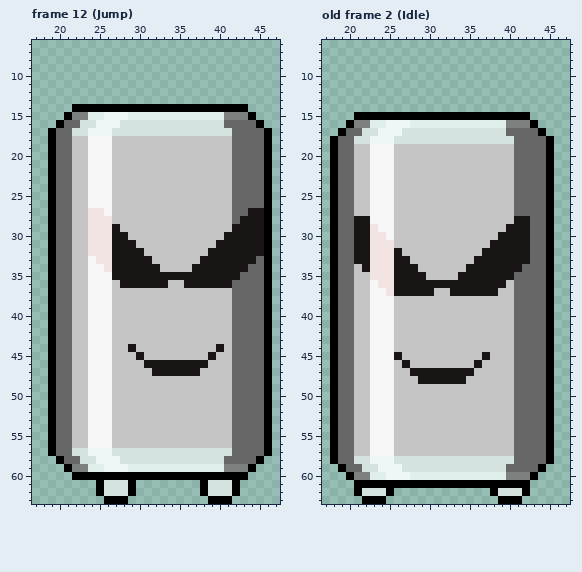
Edited in one commit: pixel-art file (Sprites/Enemies/Coke.aseprite). Above: the version before the commit.
64x64 pixels, 23 frames. Colours within 5 levels of each other are drawn and written as one. Shown: frame 12 (Jump): x 17..47, y 6..63; old frame 2 (Idle): x 17..47, y 6..63. The commit also changed other frames, which this record leaves out.
And afterwards:
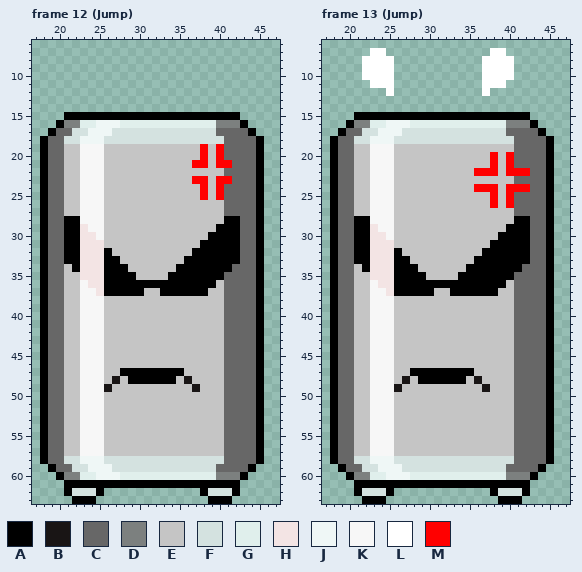
Palette (. is transparent): A #000000  B #191515  C #676767  D #7c807f  E #c5c5c5  F #d4e2e0  G #e0efec  H #f3e4e4  J #eff7f6  K #f7f7f7  L #ffffff  M #ff0000
A new or re-ordered frame is compared with the old frame closest to it.
Edits made:
frames 23 -> 27
Changed rows in their new state; - is an unchanged pixel.
Frame 12 (Jump), layer "Body":
first column x 18:
14 ----......................---
15 ----AAAAAAAAAAAAAAAAAAAAA..--
16 ---DDGG---GGGGGGGGGGGGDDDA..-
17 ----------------------CC--A..
18 AC-FFJJJFFFFFFFFFFFFFFFC---A.
19 AC-E-K--E-----------M-MC---A.
20 AC-E-K--E-----------M-MC---A.
21 AC-E-K--E----------MM-MM---A.
22 AC-E-K--E--------------C---A.
23 AC-E-K--E----------MM-MM---A.
24 AC-E-K--E-----------M-MC---A.
25 AC-E-K--E-----------M-MC---A.
26 AC-E-K--E--------------C---A.
27 AC-E-KKKE--------------C--CA.
28 AC-AAKKKE--------------AACCA.
29 AC-AAHKKEE------------AAACCA.
30 AC-AAH-KEEE----------AAAACCA.
31 AC-AAH--EEEE--------AAAAACCA.
32 AC-AAH--AEEEE------AAAAAACCA.
33 AC-AAHH-AAEEEE----AAAAAAACCA.
34 AC-EAHHHAAAEEEE--AAAAAAACC-A.
35 AC-E-HHHAAAAEEEEAAAAAAACC--A.
36 AC-E-KHHAAAAAAAAAAAAAAEC---A.
37 AC-E-K-HAAAAA--AAAAAA--C---A.
38 AC-E-K--E--------------C---A.
39 AC-E-K--E--------------C---A.
40 AC-E-K--E--------------C---A.
41 AC-E-K--E--------------C---A.
42 AC-E-K--E--------------C---A.
43 AC-E-K--E--------------C---A.
44 AC-E-K--E--E----------EC---A.
45 AC-E-K--E---E--------E-C---A.
46 AC-E-K--E----EEEEEEEE--C---A.
47 AC-E-K--E-AAAAAAAAEE---C---A.
48 AC-E-K--EB-AAAAAA-B----C---A.
49 AC-E-K--B----------B---C---A.
50 AC-E-K--E--------------C---A.
51 AC-E-K--E--------------C---A.
52 AC-E-K--E--------------C---A.
53 AC-E-K--E--------------C---A.
54 AC-E-K--E--------------C---A.
55 AC-E-K--E--------------C---A.
56 AC-E-K--E--------------C---A.
57 AC-EEKKKEEEEEEEEEEEEEEEC---A.
58 ACCFFJJ-FF-------------------
59 -ACCFFJJ-FFFFFFFFFFFFFCCCC---
60 --ADDGGJJJGGGGGGGGGGGGDDD----
61 ---AAAA-AAA-AAAAAAAA-AAA-----
62 ---AFFF-....-----------------
63 ----AAA-...------------------
Frame 13 (Jump) is new; against old frame 2 (Idle), layer "Body":
first column x 22:
 7 -LL-------------LL-
 8 LLLL-----------LLLL
 9 LLLL-----------LLLL
10 LLLL-----------LLLL
11 -LLL-----------LLL-
12 ---L-----------L---
first column x 21:
20 -----------------M-M--
21 -----------------M-M--
22 ---------------MMM-MMM
24 ---------------MMM-MMM
25 -----------------M-M--
26 -----------------M-M--
28 AA------------------AA
29 AA-----------------AAA
30 AA----------------AAAA
31 AA---------------AAAAA
32 AA---A----------AAAAAA
33 AA---AA--------AAAAAAA
34 -A---AAA------AAAAAAA-
35 -----AAAA----AAAAAAA--
36 -----AAAAAAAAAAAAAA---
37 -----AAAAA--AAAAAA----
first column x 26:
45 E----------E
46 -E--------E-
47 --AAAAAAAA--
48 -B-AAAAAA-B-
49 B----------B
Boxes around the changes in both pictures, in picture pixels (x1, y1, x2, y2):
changed: (40, 104, 272, 504)
added: (362, 48, 394, 96)
added: (482, 48, 514, 96)
changed: (394, 152, 530, 296)
changed: (354, 216, 370, 272)
changed: (394, 352, 490, 392)
